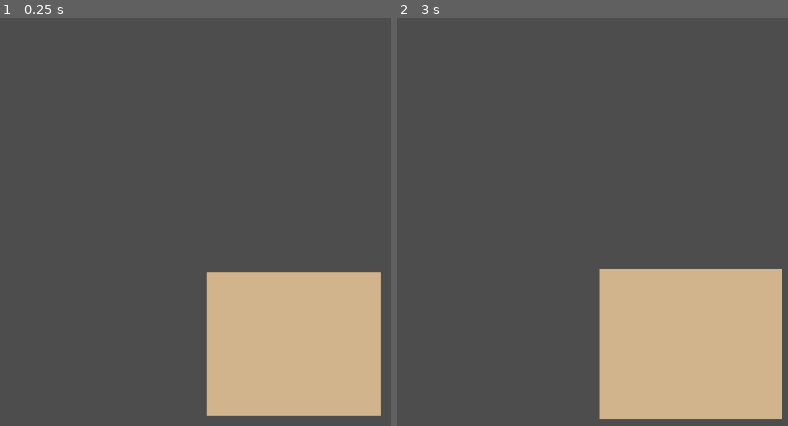
Above: before the commit, frames 1-2 (left to right).
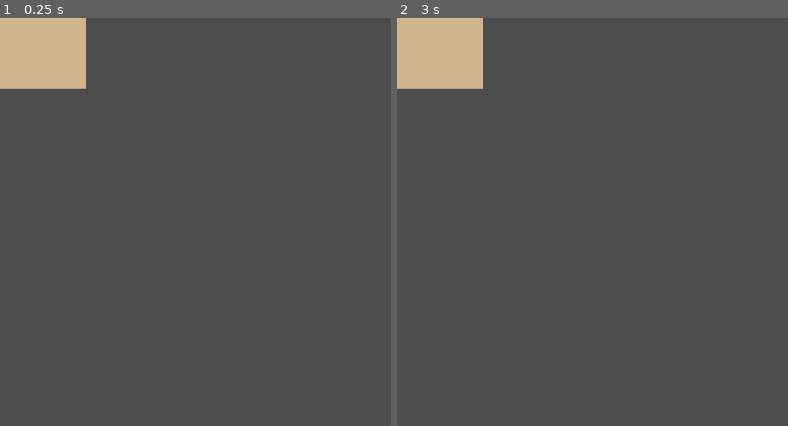
Above: after the commit, the same moments.

Repository: Arttu-Lakkala/Limer_Limerick
Game: Godot game, scene res://Dragable_Text.tscn
Same seed, same stepped clock (60 frames per second), same inputs: the game is played once before the commit and once after it. Before the commit the project starts from res://Base.tscn.
Inputs (mouse positions are in pixels of both pictures, inside the frame that each line leads up to):
- Up to frame 1 (0.25 s): no input
- Up to frame 2 (3 s): tap Enter at 0.5, 2 s; move the mouse to (690, 344) at 0.52 s; press the mouse at (690, 344) at 0.53 s; tap Space at 1.25, 2.75 s; move the mouse to (635, 266) at 1.27 s; release the mouse at (635, 266) at 1.28 s; click (635, 266) at 1.35 s; move the mouse to (outside the picture) at 2.02 s; press the mouse at (outside the picture) at 2.03 s; move the mouse to (756, 332) at 2.77 s; release the mouse at (756, 332) at 2.78 s; click (756, 332) at 2.85 s

The runs differ from the first frame. In frame 1, 20% of the frame differs, in the area x 0-98%, y 0-98%; in frame 2, 21%, in the area x 0-99%, y 0-99%.

Commit message:
1st animation try scene

Diff:
--- /dev/null
+++ b/src/Cut-Out_test.tscn
@@ -0,0 +1,145 @@
+[gd_scene load_steps=15 format=3 uid="uid://bpau6r7nfoysx"]
+
+[ext_resource type="Texture2D" uid="uid://0j6eht11p7c3" path="res://Cutouts/Cut-Out.png" id="1_71862"]
+[ext_resource type="Texture2D" uid="uid://bvgmq6k2cau3u" path="res://Cutouts/Man-MODIFIED.png" id="1_pntmt"]
+[ext_resource type="Texture2D" uid="uid://xw8oxartndxs" path="res://Cutouts/Tree-Dog.png" id="2_g4txc"]
+[ext_resource type="Texture2D" uid="uid://dvi4mdaw2f52k" path="res://Cutouts/Man-MODIFIED-Animation1.png" id="2_jk65b"]
+[ext_resource type="Texture2D" uid="uid://dvymvv0w4oktg" path="res://Cutouts/Tree-Dog-Animation1.png" id="3_7ubvk"]
+[ext_resource type="Texture2D" uid="uid://dlhj8oyt1unno" path="res://Cutouts/Tree-Dog-Animation2.png" id="4_gfnh6"]
+[ext_resource type="Texture2D" uid="uid://6u2r58oapg5y" path="res://Cutouts/Rope.png" id="4_sburi"]
+
+[sub_resource type="SpriteFrames" id="SpriteFrames_ptsib"]
+animations = [{
+"frames": [{
+"duration": 1.0,
+"texture": ExtResource("1_pntmt")
+}, {
+"duration": 1.0,
+"texture": ExtResource("2_jk65b")
+}],
+"loop": true,
+"name": &"default",
+"speed": 5.0
+}]
+
+[sub_resource type="Animation" id="Animation_rgv6g"]
+resource_name = "Man-falls"
+length = 3.0
+tracks/0/type = "value"
+tracks/0/imported = false
+tracks/0/enabled = true
+tracks/0/path = NodePath(".:position")
+tracks/0/interp = 1
+tracks/0/loop_wrap = true
+tracks/0/keys = {
+"times": PackedFloat32Array(0, 1.3, 3),
+"transitions": PackedFloat32Array(1, 1, 1),
+"update": 0,
+"values": [Vector2(-374, -111), Vector2(-374, 86), Vector2(-374, 385)]
+}
+tracks/1/type = "value"
+tracks/1/imported = false
+tracks/1/enabled = true
+tracks/1/path = NodePath(".:rotation")
+tracks/1/interp = 1
+tracks/1/loop_wrap = true
+tracks/1/keys = {
+"times": PackedFloat32Array(0, 0.5, 1.5, 3),
+"transitions": PackedFloat32Array(1, 1, 1, 1),
+"update": 0,
+"values": [0.0, -2.49058, -3.67915, -2.49058]
+}
+
+[sub_resource type="AnimationLibrary" id="AnimationLibrary_3jtm5"]
+_data = {
+"Man-falls": SubResource("Animation_rgv6g")
+}
+
+[sub_resource type="SpriteFrames" id="SpriteFrames_cwkk0"]
+animations = [{
+"frames": [{
+"duration": 1.0,
+"texture": ExtResource("2_g4txc")
+}, {
+"duration": 1.0,
+"texture": ExtResource("3_7ubvk")
+}, {
+"duration": 1.0,
+"texture": ExtResource("4_gfnh6")
+}],
+"loop": true,
+"name": &"default",
+"speed": 5.0
+}]
+
+[sub_resource type="GDScript" id="GDScript_vlkqm"]
+script/source = "extends AnimatedSprite2D
+
+
+# Called when the node enters the scene tree for the first time.
+func _ready():
+	pass # Replace with function body.
+
+
+# Called every frame. 'delta' is the elapsed time since the previous frame.
+func _process(delta):
+	pass
+"
+
+[sub_resource type="Animation" id="Animation_twi0a"]
+resource_name = "new_animation"
+length = 4.0
+tracks/0/type = "value"
+tracks/0/imported = false
+tracks/0/enabled = true
+tracks/0/path = NodePath(".:position")
+tracks/0/interp = 1
+tracks/0/loop_wrap = true
+tracks/0/keys = {
+"times": PackedFloat32Array(0, 4),
+"transitions": PackedFloat32Array(1, 1),
+"update": 0,
+"values": [Vector2(-342, -54), Vector2(820, -54)]
+}
+
+[sub_resource type="AnimationLibrary" id="AnimationLibrary_un4sh"]
+_data = {
+"new_animation": SubResource("Animation_twi0a")
+}
+
+[node name="Node2D" type="Node2D"]
+
+[node name="Camera2D" type="Camera2D" parent="."]
+zoom = Vector2(0.95, 0.6)
+
+[node name="Cut-out" type="Sprite2D" parent="."]
+position = Vector2(3, 8)
+texture = ExtResource("1_71862")
+
+[node name="Man" type="AnimatedSprite2D" parent="."]
+position = Vector2(-374, -111)
+sprite_frames = SubResource("SpriteFrames_ptsib")
+autoplay = "default"
+frame_progress = 0.179741
+
+[node name="AnimationPlayer" type="AnimationPlayer" parent="Man"]
+libraries = {
+"": SubResource("AnimationLibrary_3jtm5")
+}
+autoplay = "Man-falls"
+
+[node name="TreeDog" type="AnimatedSprite2D" parent="."]
+position = Vector2(-342, -54)
+sprite_frames = SubResource("SpriteFrames_cwkk0")
+autoplay = "default"
+script = SubResource("GDScript_vlkqm")
+
+[node name="Rope" type="Sprite2D" parent="TreeDog"]
+position = Vector2(13, 174)
+texture = ExtResource("4_sburi")
+
+[node name="AnimationPlayer" type="AnimationPlayer" parent="TreeDog"]
+libraries = {
+"": SubResource("AnimationLibrary_un4sh")
+}
+autoplay = "new_animation"
--- a/src/project.godot
+++ b/src/project.godot
@@ -11,7 +11,7 @@
 [application]
 
 config/name="GAMEJAM_2024"
-run/main_scene="res://Base.tscn"
+run/main_scene="res://Dragable_Text.tscn"
 config/features=PackedStringArray("4.2", "Forward Plus")
 run/max_fps=300
 config/icon="res://icon.svg"
Binary file added: src/Cutouts/Cut-Out.png
Not shown, added: src/Cutouts/Cut-Out.png.import
Binary file added: src/Cutouts/Man-MODIFIED-Animation1.png
Not shown, added: src/Cutouts/Man-MODIFIED-Animation1.png.import
Binary file added: src/Cutouts/Man-MODIFIED.png
Not shown, added: src/Cutouts/Man-MODIFIED.png.import
Binary file added: src/Cutouts/Man.png
Not shown, added: src/Cutouts/Man.png.import
Binary file added: src/Cutouts/Rope.png
Not shown, added: src/Cutouts/Rope.png.import
Binary file added: src/Cutouts/Tree-Dog-Animation1.png
Not shown, added: src/Cutouts/Tree-Dog-Animation1.png.import
(and 14 more such lines)
